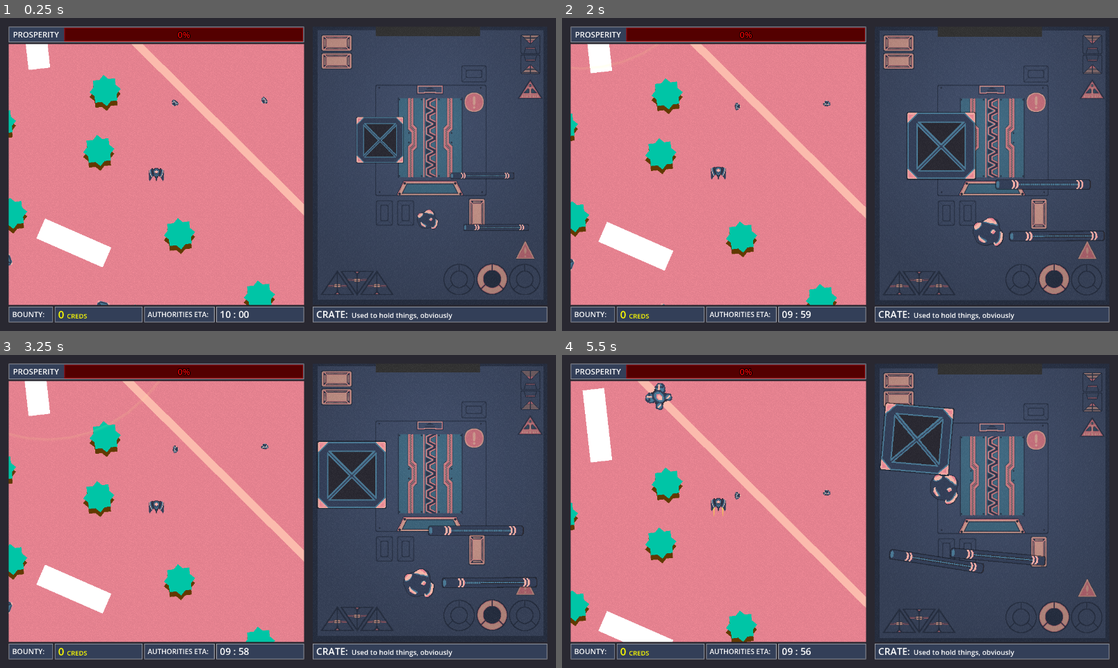
Above: before the commit, frames 1-4 (two rows, left to right).
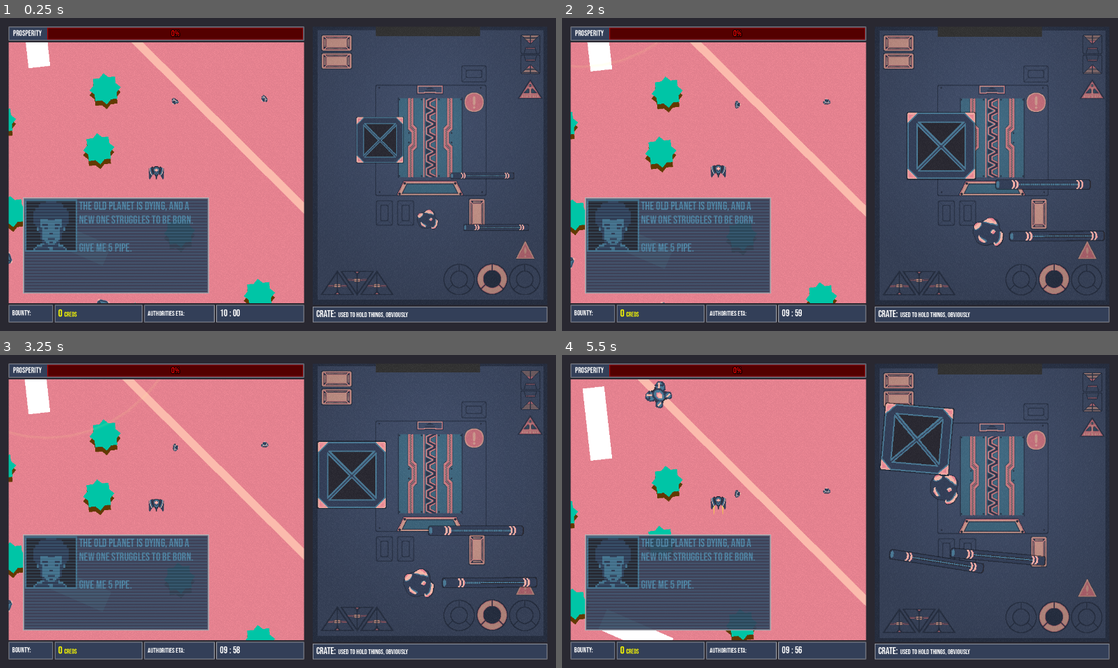
Above: after the commit, the same moments.

Repository: AstralStew/ProjectThornbury
Game: Godot game, scene res://Scenes/MainScene.tscn
Two runs of this game, one before a commit and one after it. Both use one fixed random seed, a clock stepped at 60 frames per second and the inputs below. Sound files missing from this copy of the repository are replaced by a short silence.
Inputs (mouse positions are in pixels of both pictures, inside the frame that each line leads up to):
- Up to frame 1 (0.25 s): no input
- Up to frame 2 (2 s): click (678, 268) at 0.5 s, where only the run after the commit has a clickable "d"; drag from (995, 165) to (828, 102) at 1.27 s
- Up to frame 3 (3.25 s): drag from (378, 483) to (266, 439) at 2.02 s; move the mouse to (478, 524) at 2.77 s; hold D (MoveRight) from 2.78 s (still down); hold Shift (Boost) from 2.78 s (still down); click (478, 524) at 2.92 s
- Up to frame 4 (5.5 s): release D (MoveRight) at 3.5 s; release Shift (Boost) at 3.5 s; drag from (967, 599) to (739, 452) at 3.52 s; drag from (1029, 617) to (878, 527) at 4.27 s; drag from (673, 464) to (567, 642) at 5.02 s

The runs differ from the first frame. In frame 1, 14% of the frame differs, in the area x 1-82%, y 3-97%; in frame 2, 14%; in frame 3, 14%; in frame 4, 14%.

Commit message:
DialogueBox

Diff:
--- /dev/null
+++ b/Assets/blocaid_theme.tres
@@ -0,0 +1,6 @@
+[gd_resource type="Theme" format=3 uid="uid://c821lqjowgop7"]
+
+[ext_resource type="FontFile" uid="uid://b0mosoc3g47mc" path="res://Assets/Fonts/BebasNeue-Regular.ttf" id="1_17goi"]
+
+[resource]
+default_font = ExtResource("1_17goi")
--- a/Scenes/MainScene.tscn
+++ b/Scenes/MainScene.tscn
@@ -6,6 +6,7 @@
 [ext_resource type="PackedScene" uid="uid://dfbi3x303ug65" path="res://Scenes/InventoryPrefabs/inventory.tscn" id="4_q68mp"]
 [ext_resource type="Script" uid="uid://cncokyrrq0buv" path="res://Scripts/BountyManager.gd" id="4_qxria"]
 [ext_resource type="Script" uid="uid://ck5g8xe0ginh2" path="res://Scripts/CountdownManager.gd" id="5_y4jh7"]
+[ext_resource type="Texture2D" uid="uid://cl68y0cwjkauc" path="res://Assets/Images/UI/Potrait1.png" id="7_f140w"]
 [ext_resource type="AudioStream" uid="uid://ccanrxdhcjibq" path="res://Assets/Audio/Music/845153__glorytothemachine__unkown_entity-113bpm-melodic_data_stream-seamless-loop-glorytothemachine.mp3" id="7_q68mp"]
 
 [sub_resource type="Gradient" id="Gradient_81xng"]
@@ -96,6 +97,31 @@
 shadow_size = 9
 shadow_offset = Vector2(0, 2)
 anti_aliasing = false
+
+[sub_resource type="StyleBoxFlat" id="StyleBoxFlat_f140w"]
+content_margin_left = 0.0
+content_margin_top = 0.0
+content_margin_right = 0.0
+content_margin_bottom = 0.0
+bg_color = Color(0.20300001, 0.24955001, 0.35, 0.90588236)
+border_width_left = 4
+border_width_top = 4
+border_width_right = 4
+border_width_bottom = 4
+border_blend = true
+expand_margin_left = 4.0
+expand_margin_top = 4.0
+expand_margin_right = 4.0
+expand_margin_bottom = 4.0
+
+[sub_resource type="Gradient" id="Gradient_0iob3"]
+colors = PackedColorArray(0, 0, 0, 0, 1, 1, 1, 1)
+
+[sub_resource type="GradientTexture2D" id="GradientTexture2D_4b75m"]
+gradient = SubResource("Gradient_0iob3")
+width = 8
+height = 7
+fill_to = Vector2(0, 1)
 
 [node name="UIManager" type="CanvasLayer" unique_id=785319097]
 process_mode = 3
@@ -286,6 +312,7 @@
 size_flags_horizontal = 3
 
 [node name="InventoryManager" parent="UIHolder/MC_ScreenHolders/HB_ScreenHolders/RightScreen" unique_id=1086248823 instance=ExtResource("4_q68mp")]
+texture_filter = 1
 custom_minimum_size = Vector2(0, 640)
 layout_mode = 2
 
@@ -334,7 +361,7 @@
 process_mode = 3
 layout_mode = 2
 bbcode_enabled = true
-text = "d"
+text = "a"
 fit_content = true
 scroll_active = false
 horizontal_alignment = 1
@@ -347,6 +374,66 @@
 layout_mode = 2
 size_flags_horizontal = 4
 text = "d"
+
+[node name="DialogueBox" type="PanelContainer" parent="UIHolder" unique_id=1871352225]
+custom_minimum_size = Vector2(400, 100)
+layout_mode = 0
+offset_left = 57.0
+offset_top = 417.0
+offset_right = 477.0
+offset_bottom = 630.0
+size_flags_horizontal = 4
+size_flags_vertical = 4
+theme_override_styles/panel = SubResource("StyleBoxFlat_f140w")
+
+[node name="MarginContainer" type="MarginContainer" parent="UIHolder/DialogueBox" unique_id=974129575]
+layout_mode = 2
+
+[node name="VBoxContainer" type="VBoxContainer" parent="UIHolder/DialogueBox/MarginContainer" unique_id=424586139]
+layout_mode = 2
+theme_override_constants/separation = 15
+
+[node name="HBoxContainer" type="HBoxContainer" parent="UIHolder/DialogueBox/MarginContainer/VBoxContainer" unique_id=759766579]
+layout_mode = 2
+
+[node name="TextureRect" type="TextureRect" parent="UIHolder/DialogueBox/MarginContainer/VBoxContainer/HBoxContainer" unique_id=231442264]
+texture_filter = 1
+custom_minimum_size = Vector2(0, 121.44)
+layout_mode = 2
+size_flags_horizontal = 0
+size_flags_vertical = 0
+texture = ExtResource("7_f140w")
+expand_mode = 3
+
+[node name="RTL_Message" type="RichTextLabel" parent="UIHolder/DialogueBox/MarginContainer/VBoxContainer/HBoxContainer" unique_id=1197499702]
+process_mode = 3
+layout_mode = 2
+size_flags_horizontal = 3
+size_flags_vertical = 4
+theme_override_colors/default_color = Color(0.343, 0.5691, 0.7, 1)
+theme_override_font_sizes/normal_font_size = 26
+bbcode_enabled = true
+text = "The old planet is dying, and a new one struggles to be born.
+
+Give me 5 pipe."
+fit_content = true
+scroll_active = false
+
+[node name="RTL_Button" type="Button" parent="UIHolder/DialogueBox/MarginContainer/VBoxContainer" unique_id=2028214528]
+process_mode = 3
+self_modulate = Color(1, 1, 1, 0)
+custom_minimum_size = Vector2(150, 0)
+layout_mode = 2
+size_flags_horizontal = 4
+text = "d"
+
+[node name="TextureRect" type="TextureRect" parent="UIHolder/DialogueBox" unique_id=600688116]
+modulate = Color(0.2891, 0.47967002, 0.59, 0.47058824)
+texture_repeat = 2
+layout_mode = 2
+texture = SubResource("GradientTexture2D_4b75m")
+expand_mode = 3
+stretch_mode = 1
 
 [node name="AudioStreamPlayer" type="AudioStreamPlayer" parent="." unique_id=481155692]
 stream = ExtResource("7_q68mp")
--- a/project.godot
+++ b/project.godot
@@ -33,6 +33,11 @@
 "res://Scenes/": "yellow",
 "res://Scripts/": "orange"
 }
+
+[gui]
+
+theme/default_font_multichannel_signed_distance_field=true
+theme/custom="uid://c821lqjowgop7"
 
 [input]
 
Binary file added: Assets/Fonts/BebasNeue-Regular.ttf
Not shown, added: Assets/Fonts/BebasNeue-Regular.ttf.import
Not shown, added: Assets/Images/UI/Potrait1.png.import
Not shown, added: Assets/Images/UI/Potrait2.png.import
Not shown, added: Assets/Images/UI/Potrait3.png.import
Not shown, added: Assets/Images/UI/Potrait4.png.import
